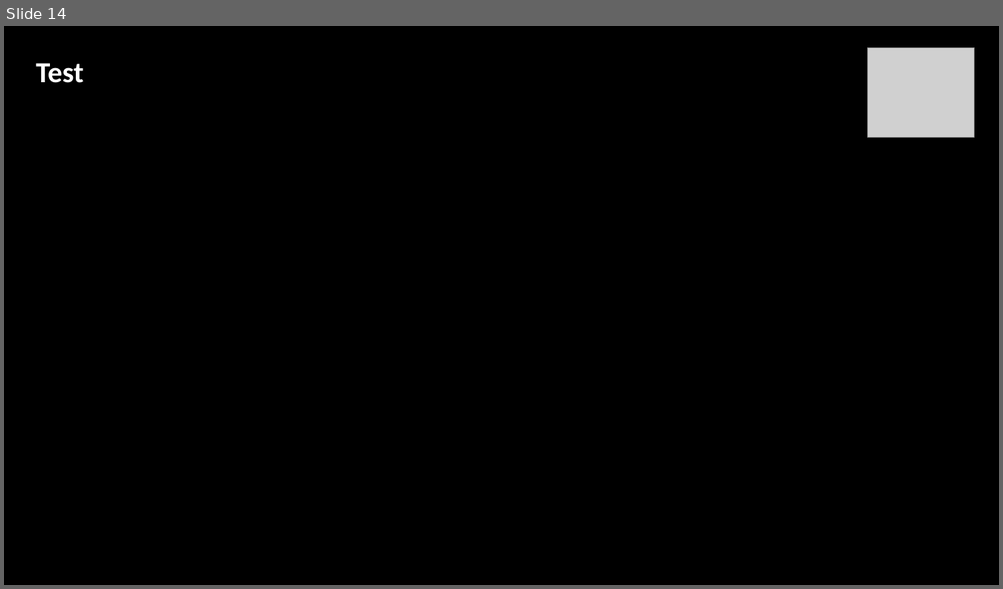
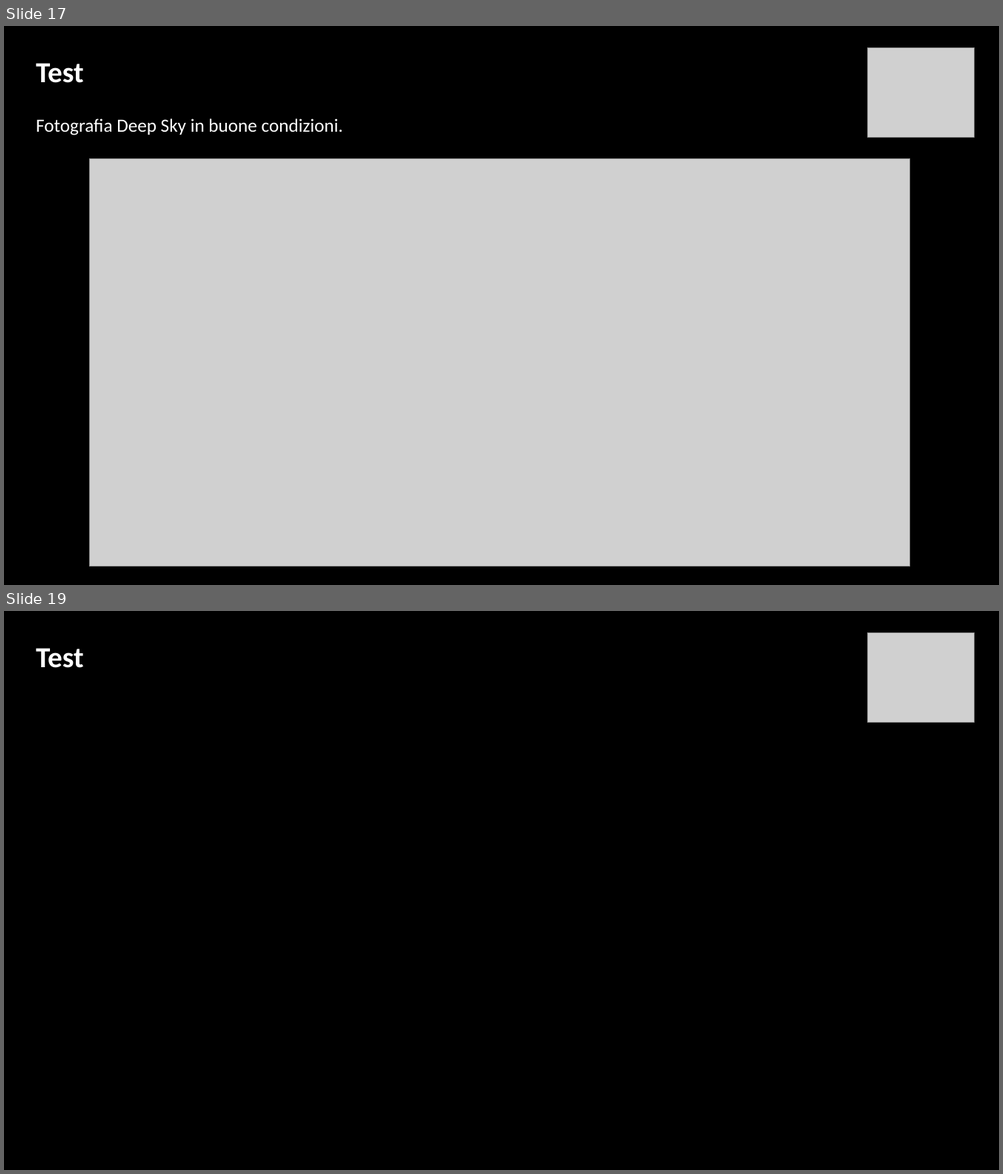
Before and after one commit to Ignazio-Emanuele-Picciche/AstrofotografiaModellistica, a slide deck: AstrofotografiaProgetto.pptx. Shown one above the other, each under a label of ours: slide 14 before the commit, slides 17 and 19 after it; the slides between them are not shown. The pictures are 1003x589 and 1003x1174 pixels, drawn with LibreOffice and Linux fonts; fonts in the diff are those of the drawing; grey boxes stand for pictures; background and template pictures are left out. Boxes give left, top, right and bottom in pixels: in the first picture for what was removed or moved away, otherwise in the second. Text is boxed around its words. In the diff, an @@ line names an element or a change of style, - is before the commit and + after.

Commit message:
implementati i casi di test del ppt

```diff
--- a/AstrofotografiaProgetto.pptx
+++ b/AstrofotografiaProgetto.pptx
@@ slide 17 added at (4,26,999,585), background picture (left out) @@
@@ picture added at (868,47,975,137) @@
@@ text added at (36,63,83,83), 28 pt, text #FFFFFF, bold @@
+Test
@@ text added at (36,118,343,136), 18 pt, text #FFFFFF @@
+Fotografia Deep Sky in buone condizioni.
@@ picture added at (89,158,910,567) @@
@@ what was slide 14 is now slide 19 @@
```
Also in this commit, not shown: 5 slides changed, 4 other slides added.
